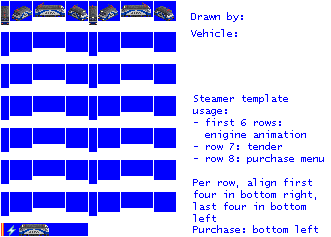
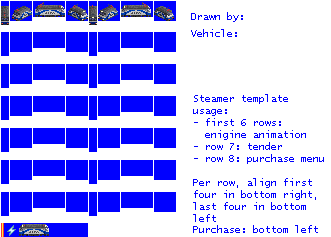
Layers edited between the first and the second 331x237 image:
painted on "empty.png" over box(1, 236, 88, 237)
